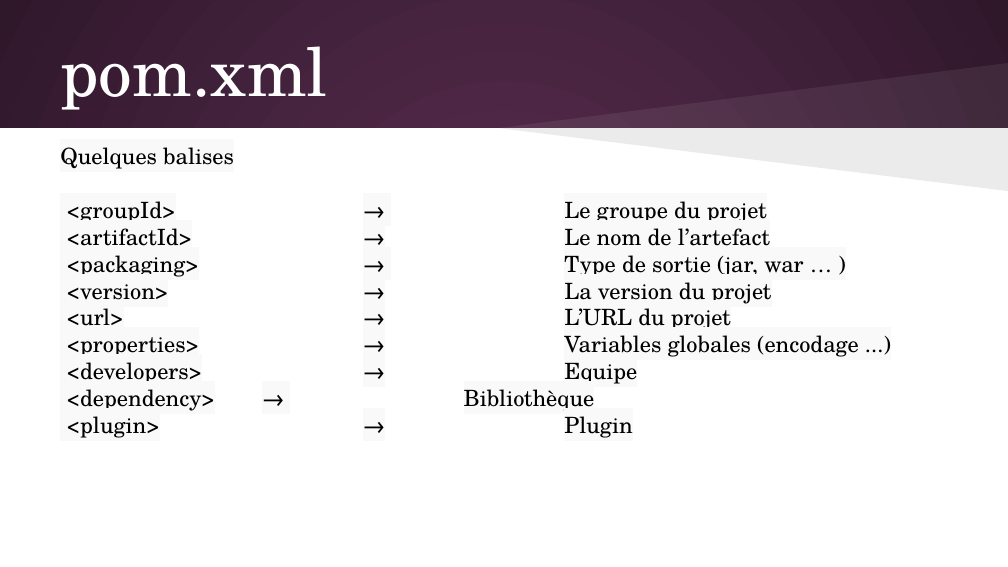
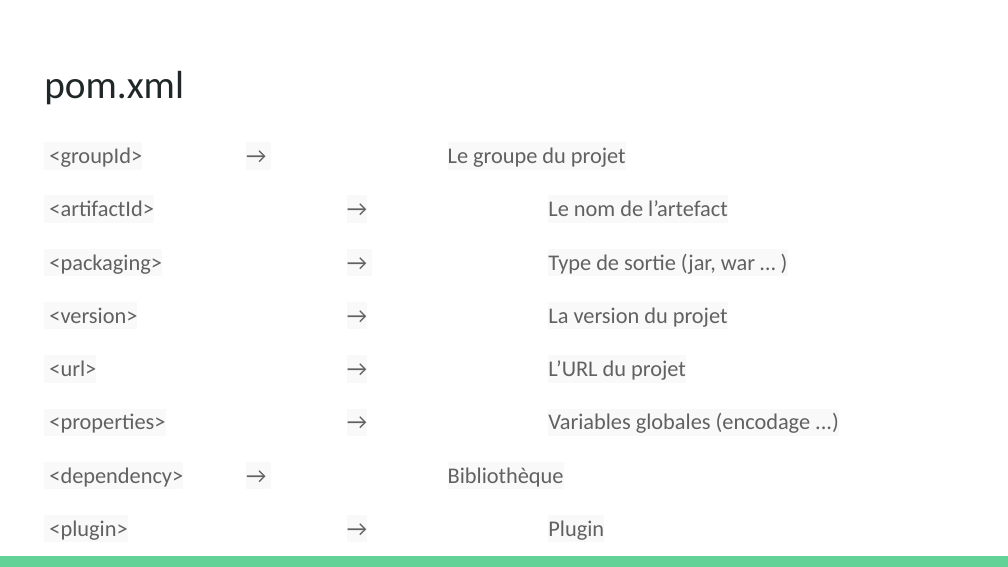
Before and after one commit to olivier-pitton/dant, a slide deck: slide 9 of maven/Cours Maven.pptx. Drawn at 1008x567 pixels with LibreOffice and Linux fonts; fonts in the diff are those of the drawing. Boxes give left, top, right and bottom in pixels: in the first picture for what was removed or moved away, otherwise in the second. Text is boxed around its words. In the diff, an @@ line names an element or a change of style, - is before the commit and + after.

```diff
--- a/maven/Cours Maven.pptx
+++ b/maven/Cours Maven.pptx
@@ background gradient #592D50 to #30182B to #FFFFFF @@
@@ title "pom.xml": place and size @@
-title "pom.xml" at (60,46,327,110)
+title "pom.xml" at (44,70,184,105)
@@ title "pom.xml" at (44,70,184,105): size 48 to 28 pt, font TeX Gyre Schola to Calibri, text colour #FFFFFF to #202729; vertical alignment middle to top @@
@@ freeform shape removed at (499,62,1008,128) @@
@@ rectangle removed at (0,128,1008,566) @@
@@ text "<groupId> → Le groupe du ...": place and size @@
-text "<groupId> → Le groupe du ..." at (60,147,859,438)
+text "<groupId> → Le groupe du ..." at (49,147,810,487)
@@ text "<groupId> → Le groupe du ..." at (49,147,810,487): font TeX Gyre Schola to Calibri, text colour #000000 to #616161; line spacing 1 to 1.15; more space between paragraphs @@
@@ text at (60,147,234,169): paragraph removed @@
-Quelques balises
@@ freeform shape removed at (499,128,1008,191) @@
@@ text at (564,362,637,384): paragraph removed @@
-<developers> → Equipe
@@ rectangle added at (0,556,1008,567), fill #63D297 @@
```
Also in this commit, not shown: 13 other slides changed, 1 slide added, 1 other file.
